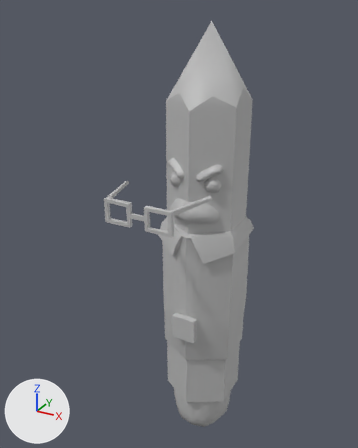
The FBX model Assets/Art/Perso/chaCrayon.fbx, before and after one commit.
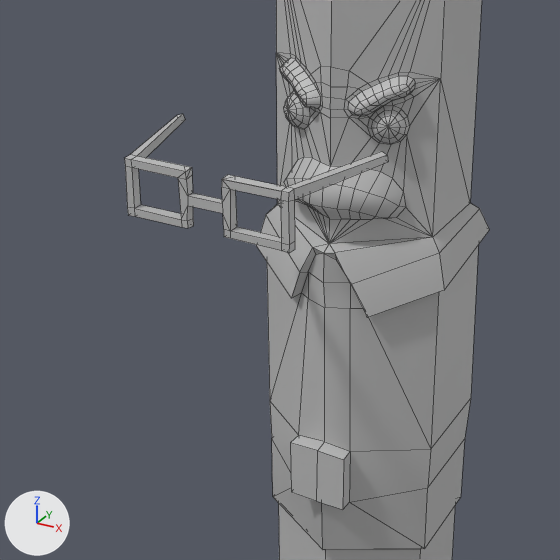
There are two pictures of each version: one whole from a 50 mm lens placed at (0.01, -0.0212, 0.0099), pointed at (-0.0008, -0.0014, 0.0), one close up on the part from 15% to 79% of the width and 30% to 81% of the height. Every picture has the same lights, and +X, +Y and +Z are marked at lower left. The close-ups show mesh edges as thin lines. Where no turn or scale is listed for an object, it has been applied to the vertices.

Names of what the first close-up shows: 'Crayon_TO_UV:Mesh'.
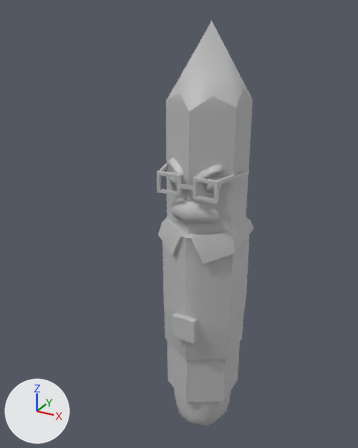
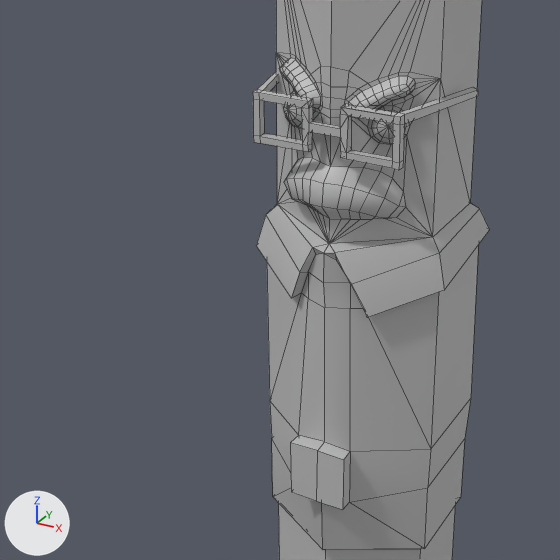
What the commit changed:
me_mesh has 499 vertices, 569 faces and spans x -0.0022..0.0022, y -0.0063..0.0024, z -0.0131..0.0093.
me_mesh is used by ob_crayon_to_uv_mesh; location (0.0, 0.0, 0.0).
me_mesh part 1: the loose piece of 78 vertices spanning x -0.0021..0.0021, y -0.0063..-0.0039, z 0.0018..0.0029 is moved by (0.0, 0.0041, 0.0).

Where the change shows, as pixel boxes [x1, y1, x2, y2] in the close-ups (560 x 560 px; the box of a moved part takes in the faces that stretch with it):
'Crayon_TO_UV:Mesh', reshaped
    before: [125, 0, 489, 560]
    after: [253, 0, 489, 560]
part 1 of me_mesh, moved or reshaped
    before: [125, 114, 388, 253]
    after: [253, 72, 478, 170]
